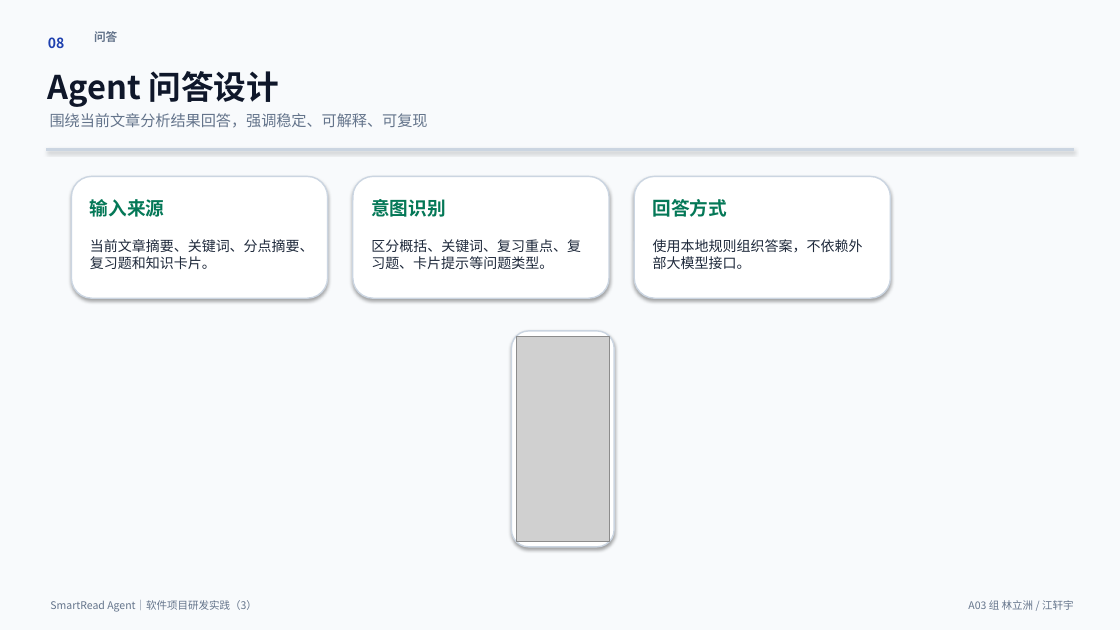
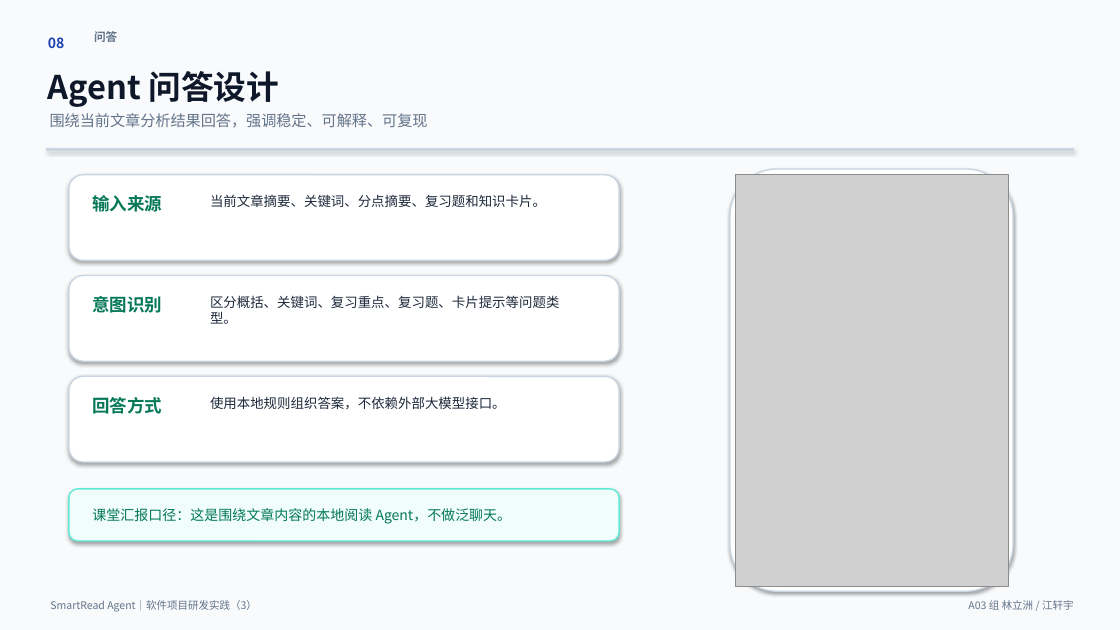
Before and after one commit to heixuan-vsmenghu/SmartRead-Agent-Android, a slide deck: slide 8 of docs/SmartReadAgent_V1.0_期末演示PPT.pptx. Drawn at 1120x630 pixels with LibreOffice and Linux fonts; fonts in the diff are those of the drawing; grey boxes stand for pictures. Boxes give left, top, right and bottom in pixels: in the first picture for what was removed or moved away, otherwise in the second. Text is boxed around its words. In the diff, an @@ line names an element or a change of style, - is before the commit and + after.

```diff
--- a/docs/SmartReadAgent_V1.0_期末演示PPT.pptx
+++ b/docs/SmartReadAgent_V1.0_期末演示PPT.pptx
@@ rounded rectangle: place and size @@
-rounded rectangle at [71, 176, 328, 298]
+rounded rectangle at [69, 175, 619, 260]
@@ rounded rectangle added at [730, 169, 1013, 592], fill #FFFFFF, outline #CBD5E1 1.2 pt @@
@@ picture added at [735, 174, 1008, 586] @@
@@ text "当前文章摘要、关键词、分点摘要、复习题和知识卡片。": place and size @@
-text "当前文章摘要、关键词、分点摘要、复习题和知识卡片。" at [90, 239, 314, 269]
+text "当前文章摘要、关键词、分点摘要、复习题和知识卡片。" at [210, 194, 546, 207]
@@ rounded rectangle: place and size @@
-rounded rectangle at [353, 176, 609, 298]
+rounded rectangle at [69, 276, 619, 361]
@@ text "意图识别": place and size @@
-text "意图识别" at [371, 199, 445, 217]
+text "意图识别" at [92, 296, 162, 313]
@@ text "区分概括、关键词、复习重点、复习题、卡片提示等问题类型。": place and size @@
-text "区分概括、关键词、复习重点、复习题、卡片提示等问题类型。" at [371, 239, 581, 269]
+text "区分概括、关键词、复习重点、复习题、卡片提示等问题类型。" at [210, 295, 559, 324]
@@ rounded rectangle removed at [512, 331, 614, 547] @@
@@ picture removed at [517, 336, 609, 542] @@
@@ rounded rectangle: place and size @@
-rounded rectangle at [634, 176, 891, 298]
+rounded rectangle at [69, 376, 619, 462]
@@ size 16 to 15 pt in 3 elements at [92, 195, 162, 212], [92, 296, 162, 313], [92, 397, 162, 414] @@
@@ text "回答方式": place and size @@
-text "回答方式" at [653, 199, 727, 217]
+text "回答方式" at [92, 397, 162, 414]
@@ size 12 to 11.5 pt in 3 elements at [210, 295, 559, 324], [210, 194, 546, 207], [210, 396, 506, 409] @@
@@ text "使用本地规则组织答案，不依赖外部大模型接口。": place and size @@
-text "使用本地规则组织答案，不依赖外部大模型接口。" at [653, 239, 863, 269]
+text "使用本地规则组织答案，不依赖外部大模型接口。" at [210, 396, 506, 409]
@@ rounded rectangle added at [69, 489, 619, 541], fill #F0FDFA, outline #5EEAD4 1.2 pt @@
@@ text added at [92, 508, 512, 524], 12 pt, text #047857 @@
+课堂汇报口径：这是围绕文章内容的本地阅读 Agent，不做泛聊天。
```
Also in this commit, not shown: 8 other slides changed, 12 other files.
